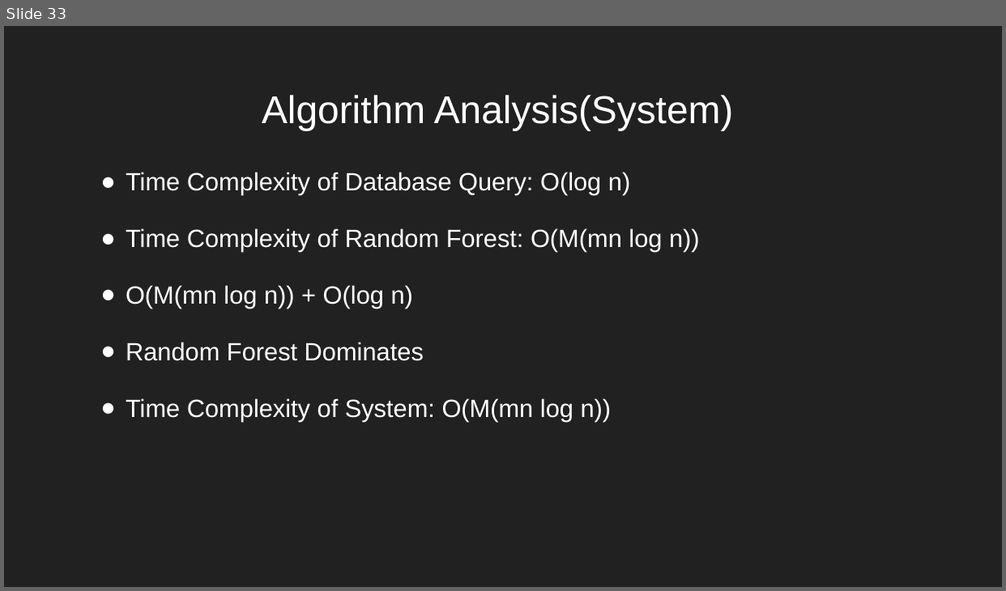
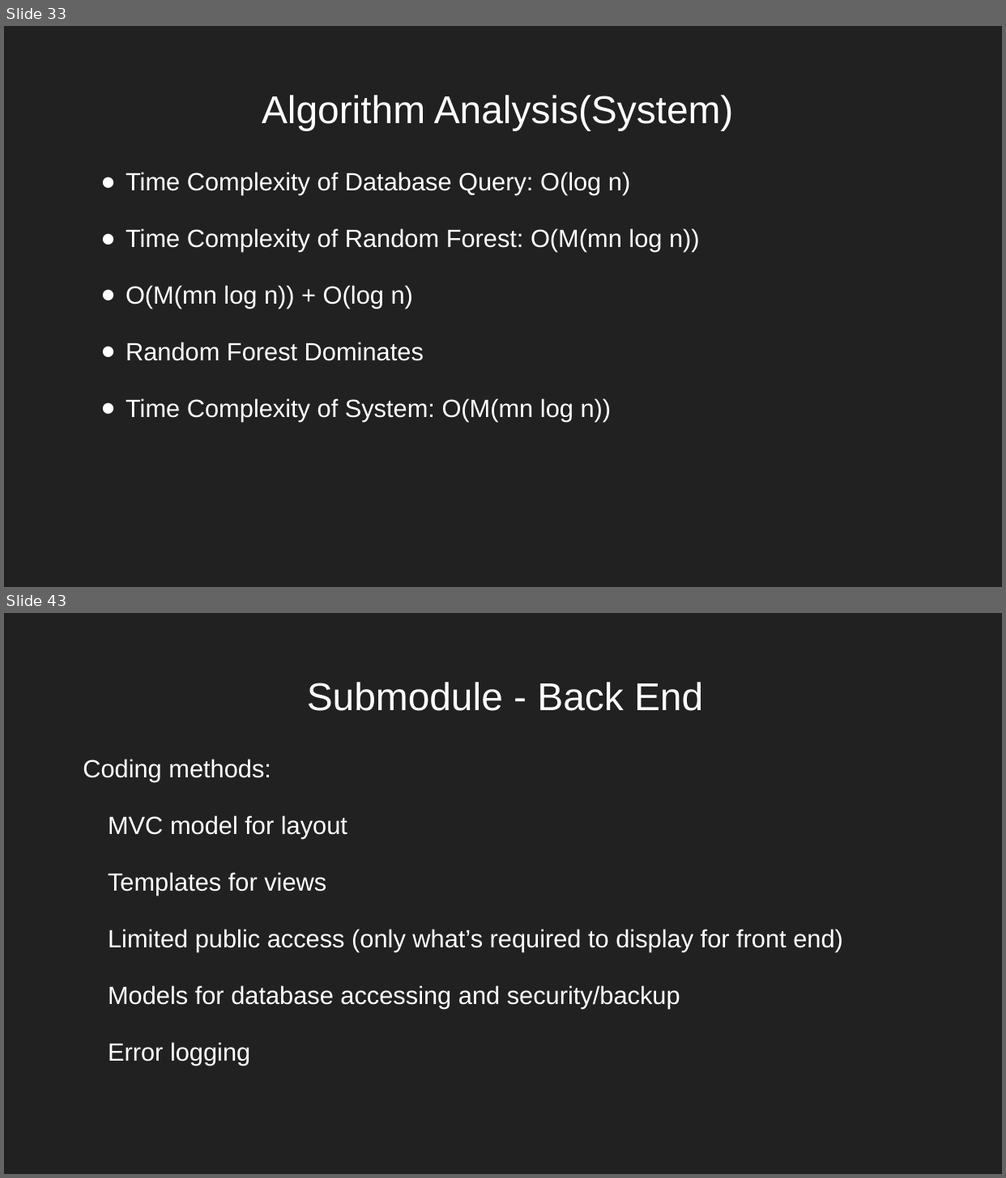
Before and after one commit to nreader72/NostraDomicile, a slide deck: docs/Progress_Reports/NostraDomicile (6).pptx. Shown one above the other, each under a label of ours: slide 33 before the commit, slides 33 and 43 after it; the slides between them are not shown. The pictures are 1006x591 and 1006x1178 pixels, drawn with LibreOffice and Linux fonts; fonts in the diff are those of the drawing; background and template pictures are left out. Boxes give left, top, right and bottom in pixels: in the first picture for what was removed or moved away, otherwise in the second. Text is boxed around its words. In the diff, an @@ line names an element or a change of style, - is before the commit and + after.

```diff
--- a/docs/Progress_Reports/NostraDomicile (6).pptx
+++ b/docs/Progress_Reports/NostraDomicile (6).pptx
@@ slide 43 added at <box>4,613,1002,1174</box>, background picture (left out) @@
@@ title added at <box>307,682,703,711</box>, 28 pt, text #FFFFFF @@
+Submodule - Back End
@@ text added at <box>83,759,843,1065</box>, 18 pt, text #FFFFFF @@
+Coding methods:
+MVC model for layout
+Templates for views
+Limited public access (only what’s required to display for front end)
+Models for database accessing and security/backup
+Error logging
```
Also in this commit, not shown: 5 slides changed, 18 other slides added, 1 other file.
